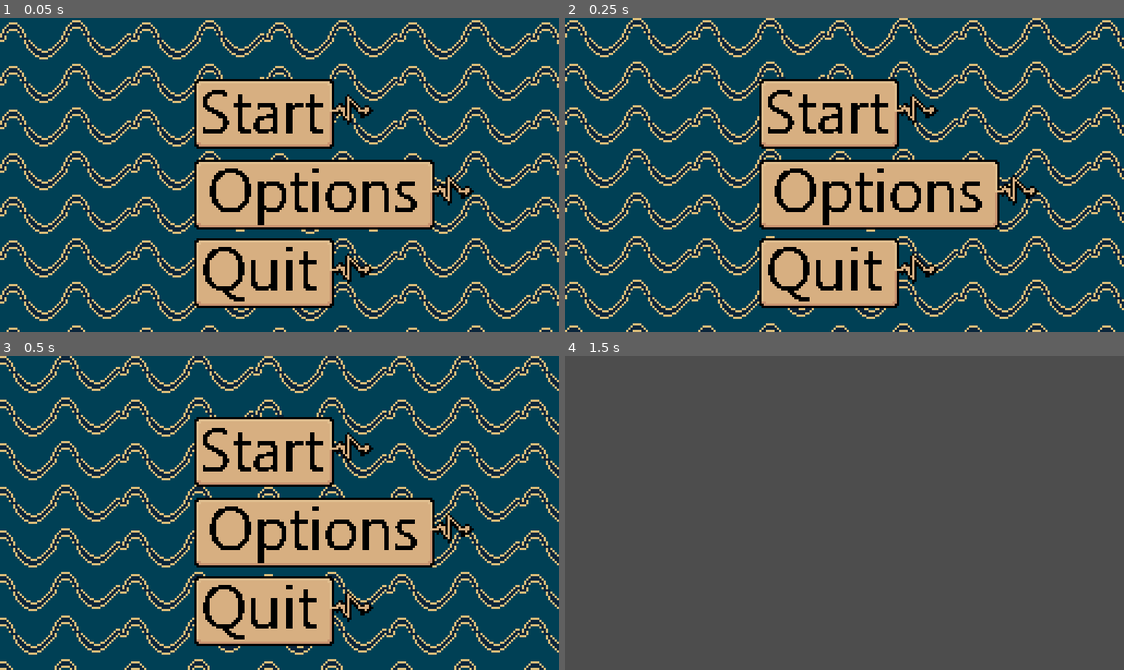
Above: before the commit, frames 1-4 (two rows, left to right).
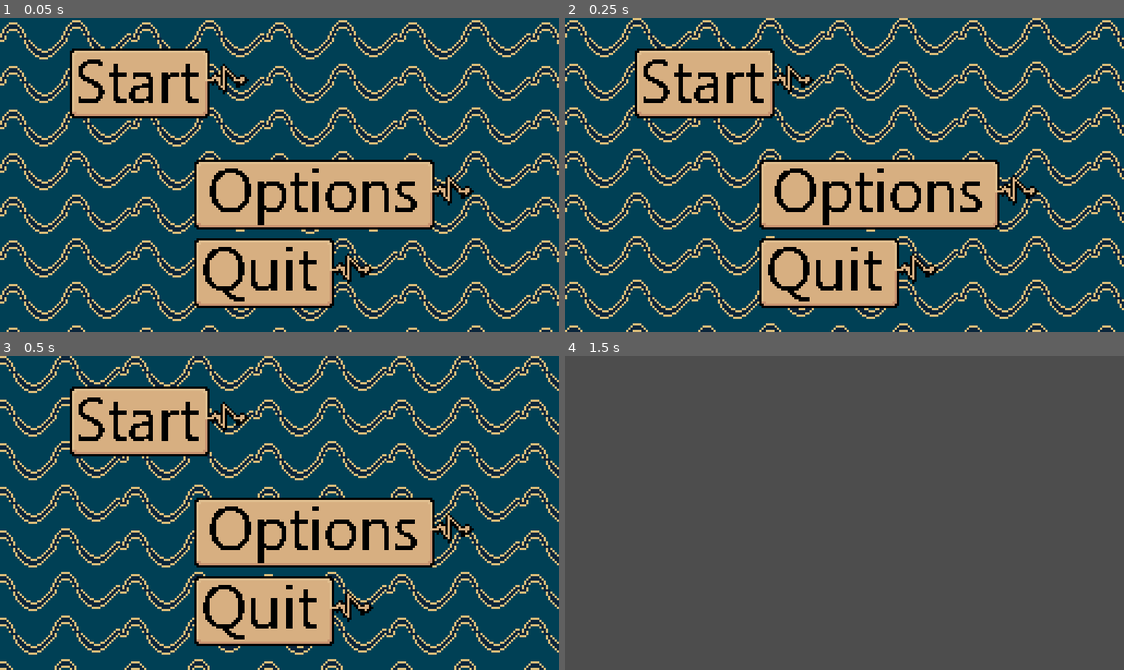
Above: after the commit, the same moments.

Repository: Zeis697538/Signalverarbeiung-Game
Game: Godot game, scene res://main_menu.tscn
Two runs of this game, one before a commit and one after it. Both use one fixed random seed, a clock stepped at 60 frames per second and the inputs below. This scene is started directly instead of the project's main scene.
Inputs (mouse positions are in pixels of both pictures, inside the frame that each line leads up to; where the layout moved, square brackets give the same spot in the first picture):
- Up to frame 1 (0.05 s): no input
- Up to frame 2 (0.25 s): no input
- Up to frame 3 (0.5 s): no input
- Up to frame 4 (1.5 s): click (732, 421) [855, 453] at 0.5 s; tap Enter at 1.25 s

The runs differ from the first frame. In frame 1, 10% of the frame differs, in the area x 12-67%, y 9-42%; in frame 2, 10%; in frame 3, 10%; in frame 4, nothing differs.

Commit message:
Update main_menu.tscn
so jetzad abba

Diff:
--- a/main_menu.tscn
+++ b/main_menu.tscn
@@ -38,10 +38,10 @@
 
 [node name="Start" type="TextureButton" parent="Button_manager"]
 layout_mode = 0
-offset_left = 89.0
-offset_top = 28.0
-offset_right = 179.0
-offset_bottom = 60.0
+offset_left = 32.0
+offset_top = 14.0
+offset_right = 122.0
+offset_bottom = 46.0
 texture_normal = ExtResource("2_qe12f")
 texture_hover = ExtResource("5_dy7ct")
 
